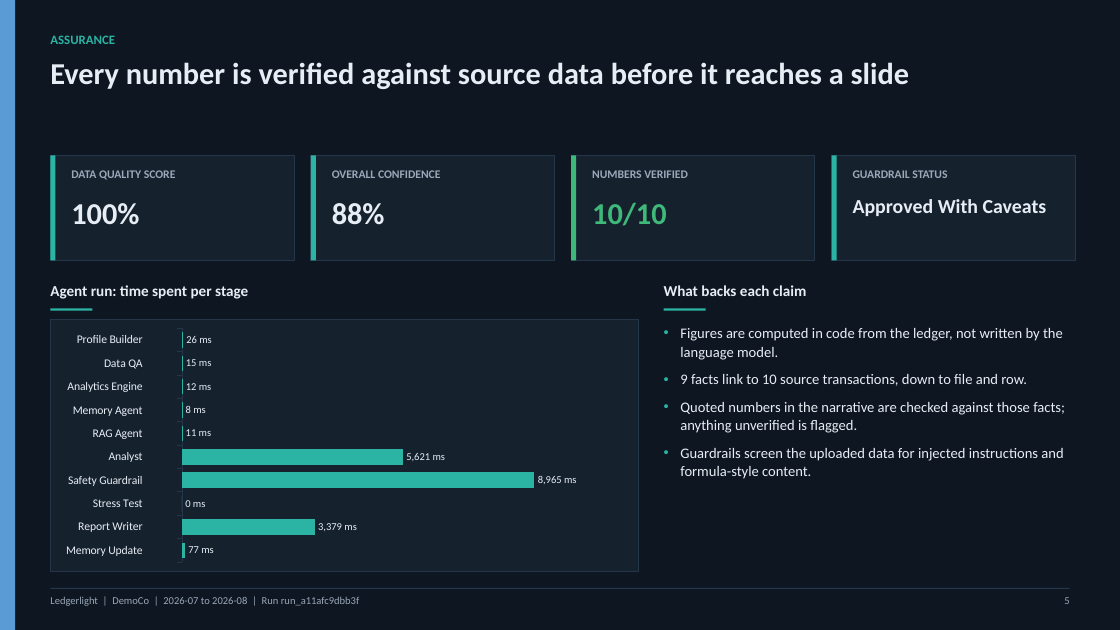
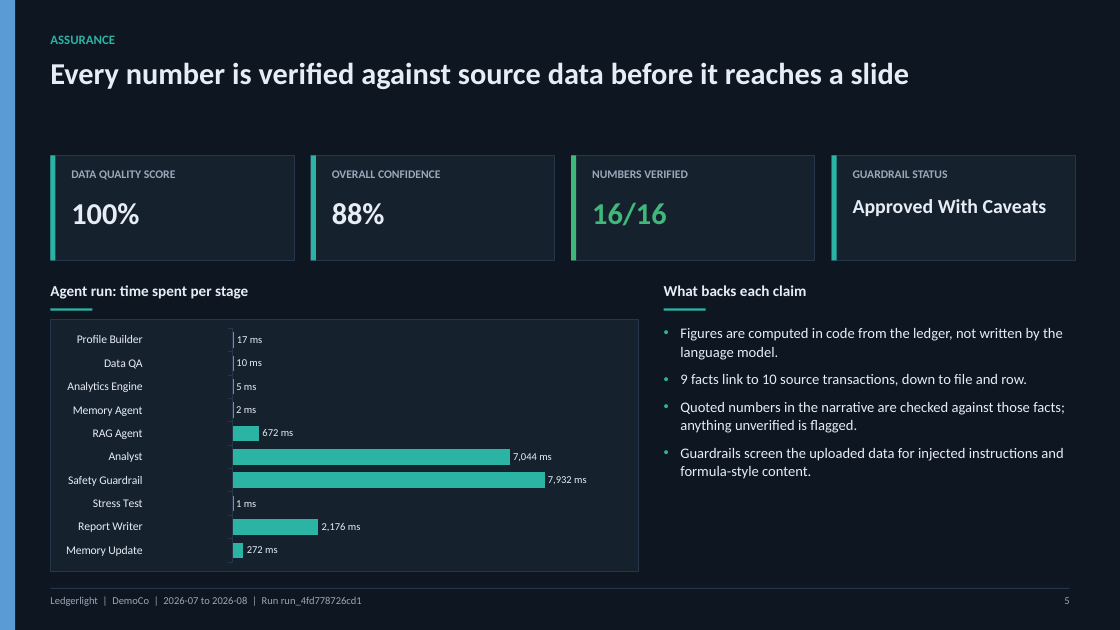
Before and after one commit to prerna1001/CodingRangers-money-talks-hackathon-2026, a slide deck: slide 5 of tmp/deck/dark.pptx. Drawn at 1120x630 pixels with LibreOffice and Linux fonts; fonts in the diff are those of the drawing. Boxes give left, top, right and bottom in pixels: in the first picture for what was removed or moved away, otherwise in the second. Text is boxed around its words. In the diff, an @@ line names an element or a change of style, - is before the commit and + after.

```diff
--- a/tmp/deck/dark.pptx
+++ b/tmp/deck/dark.pptx
@@ text at bbox=[592, 202, 666, 226]: text changed @@
-10/10
+16/16
@@ bar chart at bbox=[55, 323, 634, 567] @@
-Series 1: 26, 15, 12, 8, 11, 5621, 8965, 0, 3379, 77
+Series 1: 17, 10, 5, 2, 672, 7044, 7932, 1, 2176, 272
@@ value axis changed @@
@@ text at bbox=[50, 597, 362, 606]: text changed @@
-Ledgerlight | DemoCo | 2026-07 to 2026-08 | Run run_a11afc9dbb3f
+Ledgerlight | DemoCo | 2026-07 to 2026-08 | Run run_4fd778726cd1
```
Also in this commit, not shown: 6 other slides changed, 10 other files.
